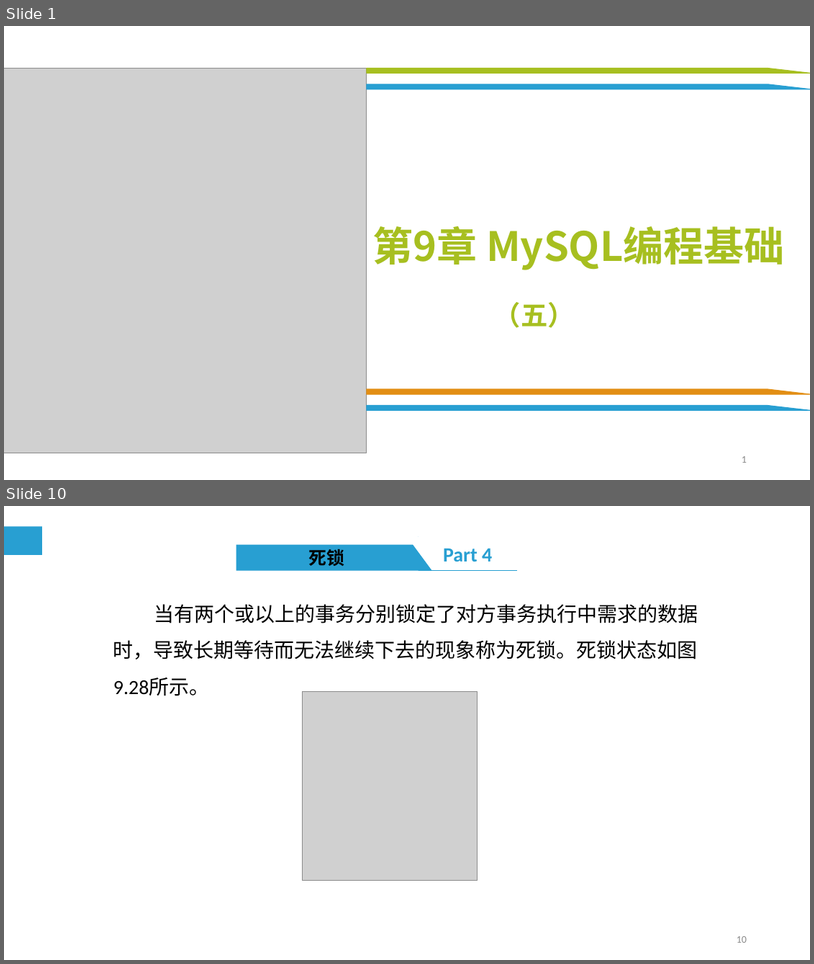
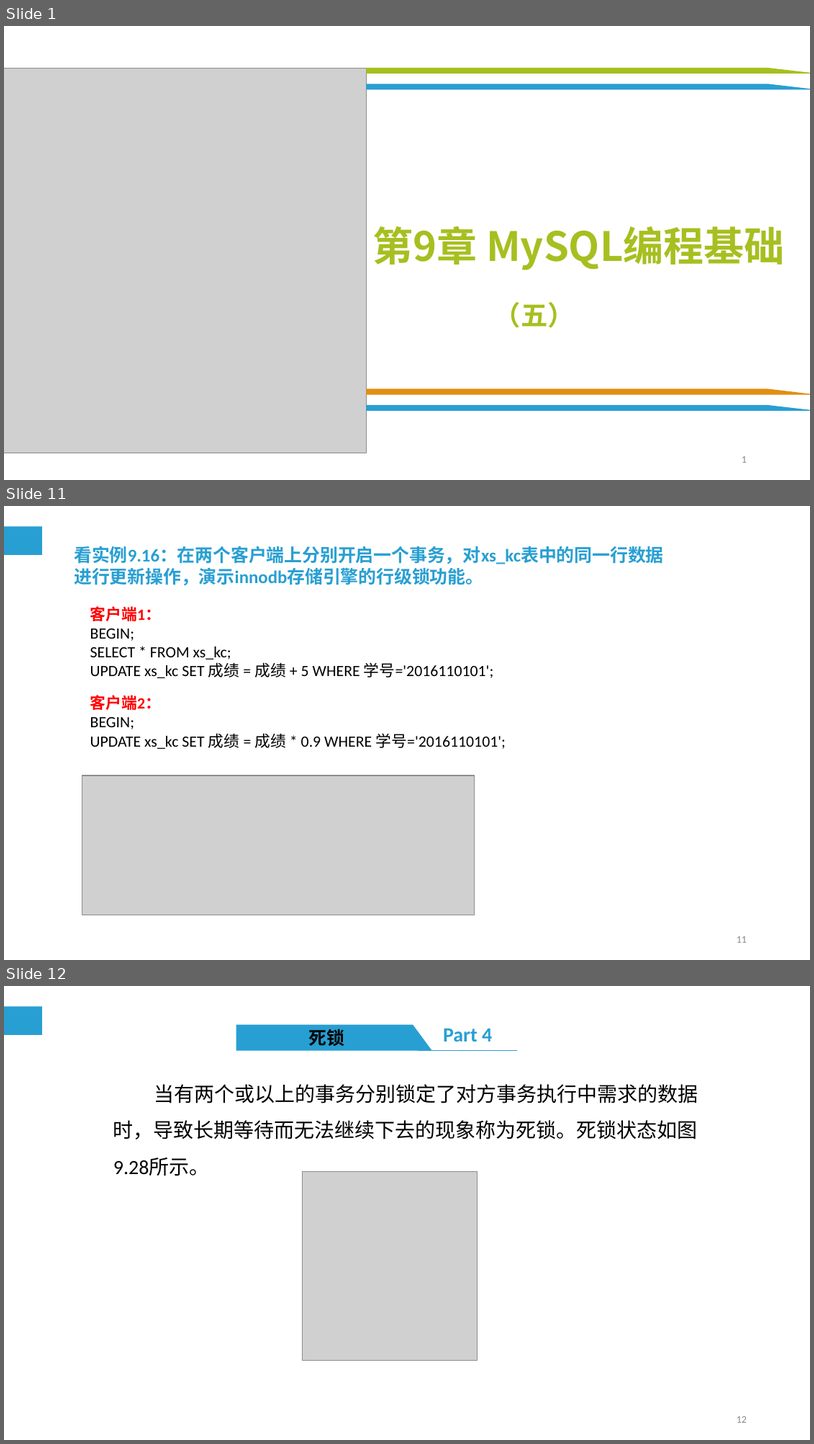
Before and after one commit to cqj726/mysql-s-PPT, a slide deck: PPT/第9章 MySQL编程基础（五）.ppt. Shown one above the other, each under a label of ours: slides 1 and 10 before the commit, slides 1, 11 and 12 after it; the slides between them are not shown. The pictures are 814x964 and 814x1444 pixels, drawn with LibreOffice and Linux fonts; fonts in the diff are those of the drawing; grey boxes stand for pictures; background and template pictures are left out. Boxes give left, top, right and bottom in pixels: in the first picture for what was removed or moved away, otherwise in the second. Text is boxed around its words. In the diff, an @@ line names an element or a change of style, - is before the commit and + after.

Commit message:
第9章 ppt和example有更新！

```diff
--- a/PPT/第9章 MySQL编程基础（五）.ppt
+++ b/PPT/第9章 MySQL编程基础（五）.ppt
@@ slide 11 added at box(4, 506, 810, 960), background #FFFFFF; not listed: 1 template element that a slide beside it also shows @@
@@ text added at box(74, 546, 664, 585), 16 pt, text #289FD2, bold @@
+看实例9.16：在两个客户端上分别开启一个事务，对xs_kc表中的同一行数据
+进行更新操作，演示innodb存储引擎的行级锁功能。
@@ text added at box(90, 606, 494, 678), 14 pt, text #000000 @@
+客户端1：
+BEGIN;
+SELECT * FROM xs_kc;
+UPDATE xs_kc SET 成绩 = 成绩 + 5 WHERE 学号='2016110101';
@@ text added at box(90, 695, 506, 749), 14 pt, text #000000 @@
+客户端2：
+BEGIN;
+UPDATE xs_kc SET 成绩 = 成绩 * 0.9 WHERE 学号='2016110101';
@@ picture added at box(82, 775, 474, 915) @@
@@ page number added at box(737, 936, 747, 942), 9 pt, text #898989 @@
+11
@@ what was slide 10 is now slide 12 @@
@@ page number at box(737, 1416, 747, 1422): text changed @@
-10
+12
```
Also in this commit, not shown: 11 slides changed, 2 other slides added, 2 slides removed, 3 other files.
